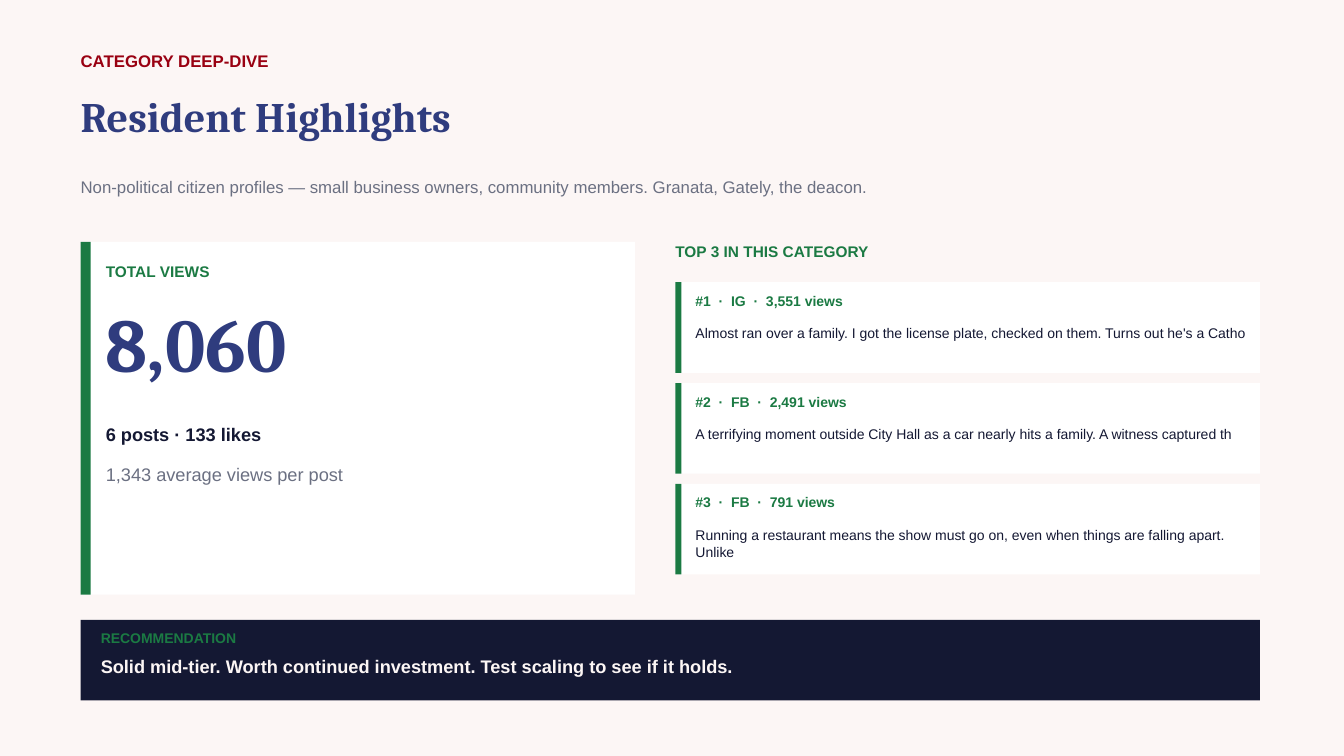
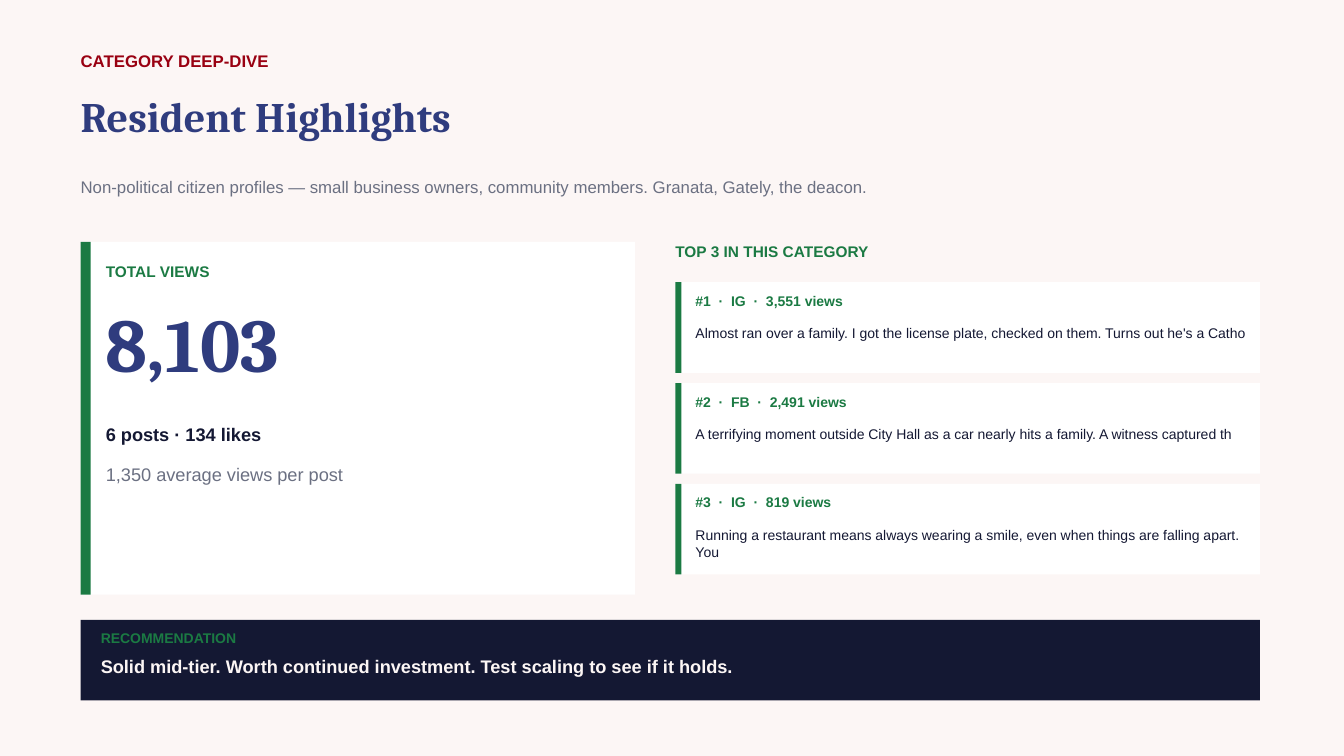
Before and after one commit to zvmmer/talking-downey-kpis, a slide deck: slide 10 of SPONSOR_CONTENT_REPORT.pptx. Drawn at 1344x756 pixels with LibreOffice and Linux fonts; fonts in the diff are those of the drawing. Boxes give left, top, right and bottom in pixels: in the first picture for what was removed or moved away, otherwise in the second. Text is boxed around its words. In the diff, an @@ line names an element or a change of style, - is before the commit and + after.

```diff
--- a/SPONSOR_CONTENT_REPORT.pptx
+++ b/SPONSOR_CONTENT_REPORT.pptx
@@ text at (106, 320, 279, 383): text changed @@
-8,060
+8,103
@@ text at (106, 427, 261, 445): text changed @@
-6 posts · 133 likes
+6 posts · 134 likes
@@ text at (106, 468, 343, 485): text changed @@
-1,343 average views per post
+1,350 average views per post
@@ text at (695, 497, 831, 507): text changed @@
-#3 · FB · 791 views
+#3 · IG · 819 views
@@ text at (695, 530, 1239, 557): text changed @@
-Running a restaurant means the show must go on, even when things are falling apart. Unlike
+Running a restaurant means always wearing a smile, even when things are falling apart. You
```
Also in this commit, not shown: 12 other slides changed, 5 other files.
